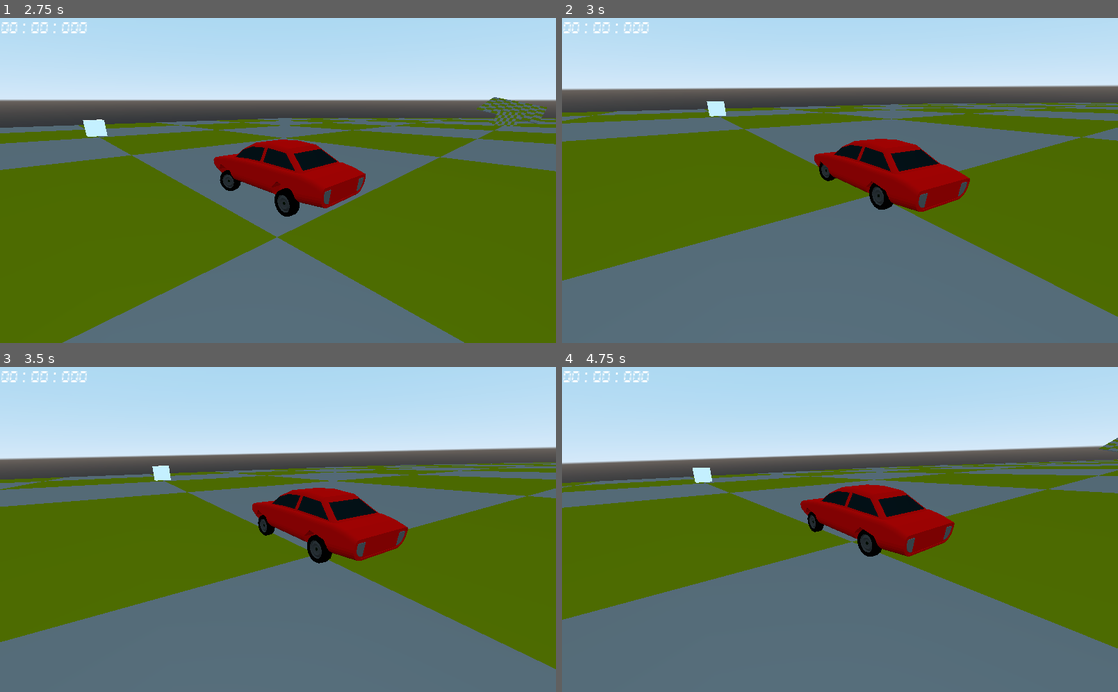
Above: before the commit, frames 1-4 (two rows, left to right).
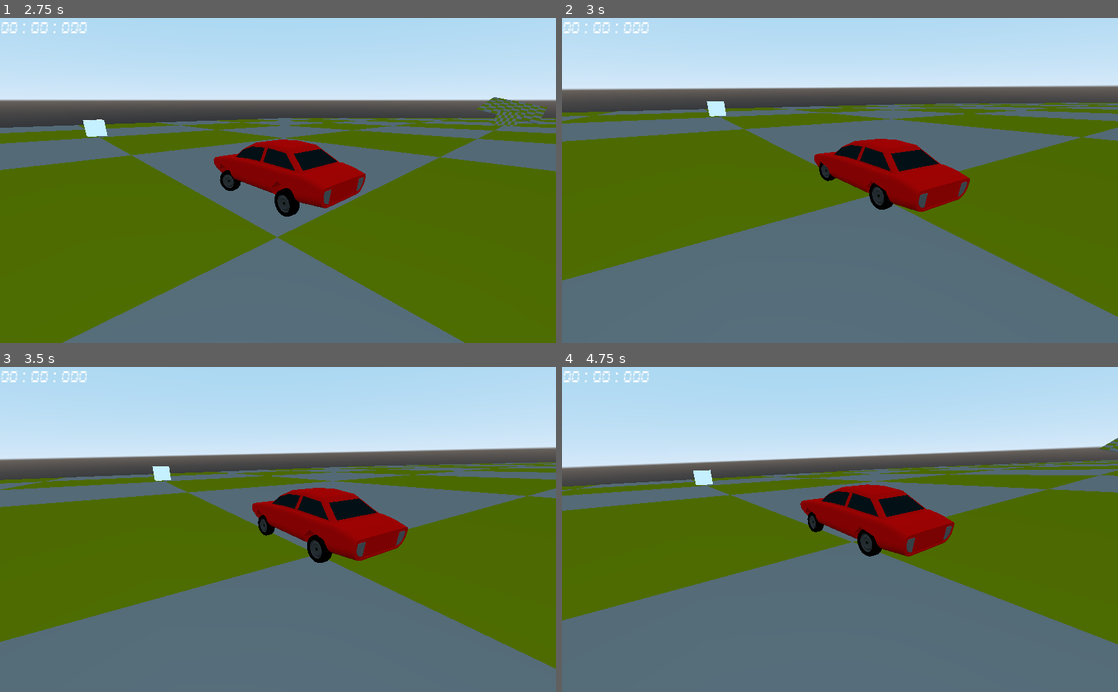
Above: after the commit, the same moments.

Repository: jilhoe63/L3DTEProject
Game: Godot game, scene res://Scenes/Menu.tscn
The game is run twice, just before and just after one commit, with the same random seed, the same clock (stepped at 60 frames per second) and the same inputs.
Inputs (mouse positions are in pixels of both pictures, inside the frame that each line leads up to):
- Up to frame 1 (2.75 s): click "Start" at 0.5 s; click "Test Scene" at 1.25 s; move the mouse to (305, 180) at 2.02 s; hold A (A) from 2.03 s (still down)
- Up to frame 2 (3 s): move the mouse to (812, 180) at 2.77 s; release A (A) at 2.78 s; tap D (D) at 2.85 s
- Up to frame 3 (3.5 s): no input
- Up to frame 4 (4.75 s): move the mouse to (851, 523) at 3.52 s; hold S (S) 3.53-4.28 s; move the mouse to (834, 536) at 4.27 s; tap Space (SPACE) at 4.35 s

Frame 1 is identical in both runs. In frame 2, 0.2% of the frame differs, in the area x 0-100%, y 26-86%; in frame 3, 0.5%; in frame 4, 4.0%, in the area x 0-100%, y 21-87%.

Commit message:
Attempting to fix the driving code. I did not succeed very much.

Diff:
--- a/Scenes/Test_car.tscn
+++ b/Scenes/Test_car.tscn
@@ -12,6 +12,7 @@
 [node name="VehicleBody" type="VehicleBody" parent="." groups=["Player"]]
 transform = Transform( -1, 0, -1.50996e-07, 0, 1, 0, 1.50996e-07, 0, -1, 0, 0, 0 )
 mass = 1000.0
+engine_force = 500.0
 script = ExtResource( 3 )
 
 [node name="CollisionShape" type="CollisionShape" parent="VehicleBody"]
@@ -27,11 +28,14 @@
 
 [node name="VehicleWheel" type="VehicleWheel" parent="VehicleBody"]
 transform = Transform( 1, 0, 0, 0, 1, 0, 0, 0, 1, -0.65, -0.4, 1.22 )
+engine_force = 500.0
 use_as_traction = true
 use_as_steering = true
 wheel_rest_length = 0.1
-wheel_friction_slip = 100.0
+wheel_friction_slip = 1.0
+suspension_travel = 0.3
 suspension_stiffness = 25.0
+damping_compression = 0.7
 
 [node name="MeshInstance" type="MeshInstance" parent="VehicleBody/VehicleWheel"]
 mesh = ExtResource( 2 )
@@ -41,11 +45,14 @@
 
 [node name="VehicleWheel2" type="VehicleWheel" parent="VehicleBody"]
 transform = Transform( 1, 0, 0, 0, 1, 0, 0, 0, 1, 0.65, -0.4, 1.22 )
+engine_force = 500.0
 use_as_traction = true
 use_as_steering = true
 wheel_rest_length = 0.1
-wheel_friction_slip = 100.0
+wheel_friction_slip = 1.0
+suspension_travel = 0.3
 suspension_stiffness = 25.0
+damping_compression = 0.7
 
 [node name="MeshInstance" type="MeshInstance" parent="VehicleBody/VehicleWheel2"]
 mesh = ExtResource( 2 )
@@ -55,10 +62,13 @@
 
 [node name="VehicleWheel3" type="VehicleWheel" parent="VehicleBody"]
 transform = Transform( 1, 0, 0, 0, 1, 0, 0, 0, 1, 0.65, -0.4, -1 )
+engine_force = 500.0
 use_as_traction = true
 wheel_rest_length = 0.1
-wheel_friction_slip = 100.0
+wheel_friction_slip = 1.0
+suspension_travel = 0.3
 suspension_stiffness = 25.0
+damping_compression = 0.7
 
 [node name="MeshInstance" type="MeshInstance" parent="VehicleBody/VehicleWheel3"]
 mesh = ExtResource( 2 )
@@ -68,10 +78,13 @@
 
 [node name="VehicleWheel4" type="VehicleWheel" parent="VehicleBody"]
 transform = Transform( 1, 0, 0, 0, 1, 0, 0, 0, 1, -0.65, -0.4, -1 )
+engine_force = 500.0
 use_as_traction = true
 wheel_rest_length = 0.1
-wheel_friction_slip = 100.0
+wheel_friction_slip = 1.0
+suspension_travel = 0.3
 suspension_stiffness = 25.0
+damping_compression = 0.7
 
 [node name="MeshInstance2" type="MeshInstance" parent="VehicleBody/VehicleWheel4"]
 mesh = ExtResource( 2 )
--- a/Scenes/VehicleBody.gd
+++ b/Scenes/VehicleBody.gd
@@ -18,7 +18,6 @@
 
 	var brake_input = Input.get_action_strength("SPACE")
 	brake = brake_power*brake_input
-	#print(brake)
 
 func _ready():
 	pass
